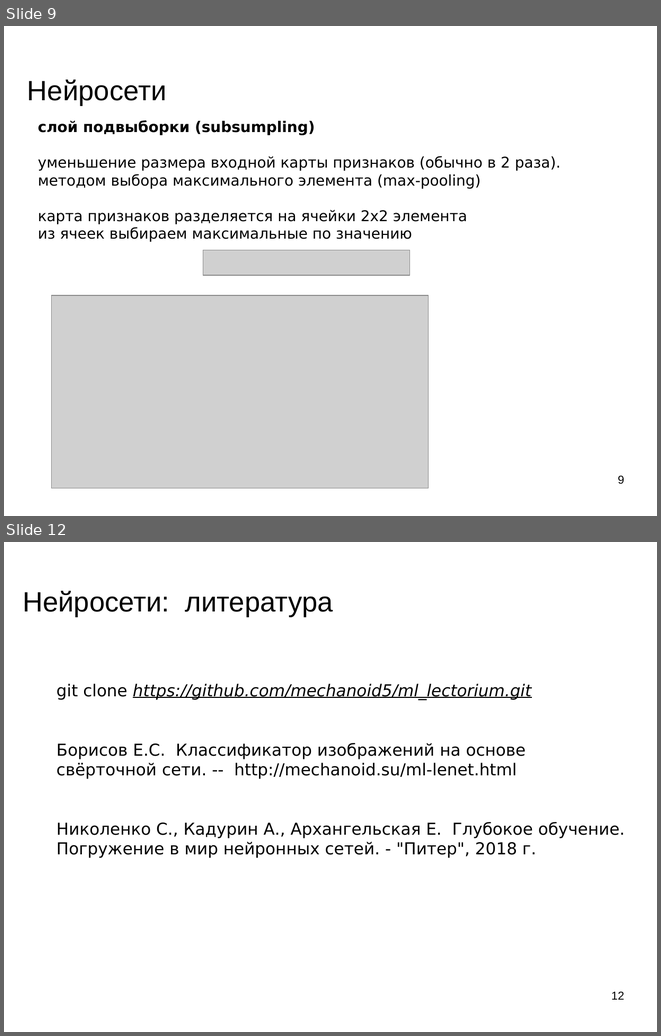
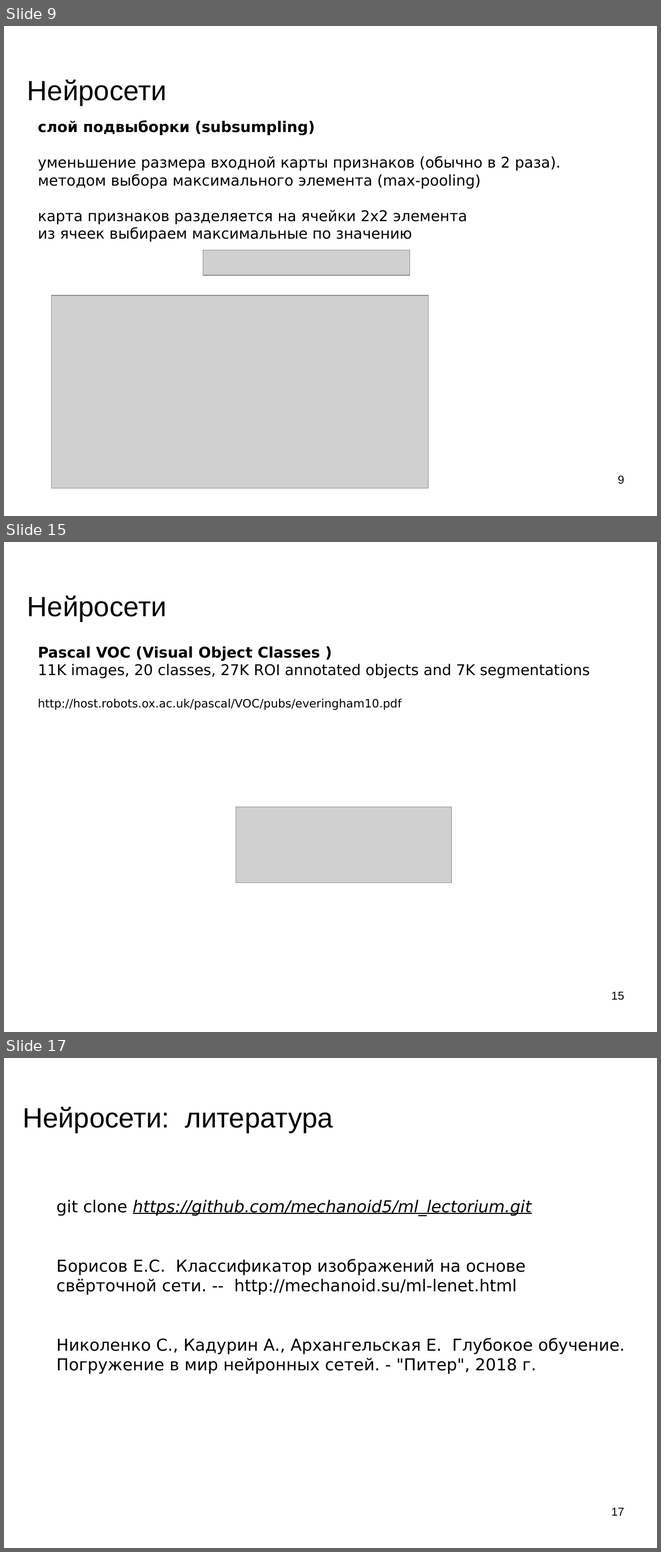
Before and after one commit to mechanoid5/ml_lectorium_legacy, a slide deck: 20-convnet.odp. Shown one above the other, each under a label of ours: slides 9 and 12 before the commit, slides 9, 15 and 17 after it; the slides between them are not shown. The pictures are 661x1036 and 661x1552 pixels, drawn with LibreOffice and Linux fonts; fonts in the diff are those of the drawing; grey boxes stand for pictures; background and template pictures are left out. Boxes give left, top, right and bottom in pixels: in the first picture for what was removed or moved away, otherwise in the second. Text is boxed around its words. In the diff, an @@ line names an element or a change of style, - is before the commit and + after.

```diff
--- a/20-convnet.odp
+++ b/20-convnet.odp
@@ slide 15 added at (4,542,657,1032), background picture (left out) @@
@@ title added at (27,596,166,622), 33.9 pt, text #000000 @@
+Нейросети
@@ text added at (38,646,590,710), 18 pt, text #000000 @@
+Pascal VOC (Visual Object Classes )
+11K images, 20 classes, 27K ROI annotated objects and 7K segmentations
+http://host.robots.ox.ac.uk/pascal/VOC/pubs/everingham10.pdf
@@ picture added at (236,807,452,883) @@
@@ page number added at (611,991,624,1000), 14 pt, text #000000 @@
+15
@@ what was slide 12 is now slide 17 @@
@@ page number at (611,1507,624,1515): text changed @@
-12
+17
```
Also in this commit, not shown: 1 slide changed, 5 other slides added, 1 slide removed, 7 other files.
